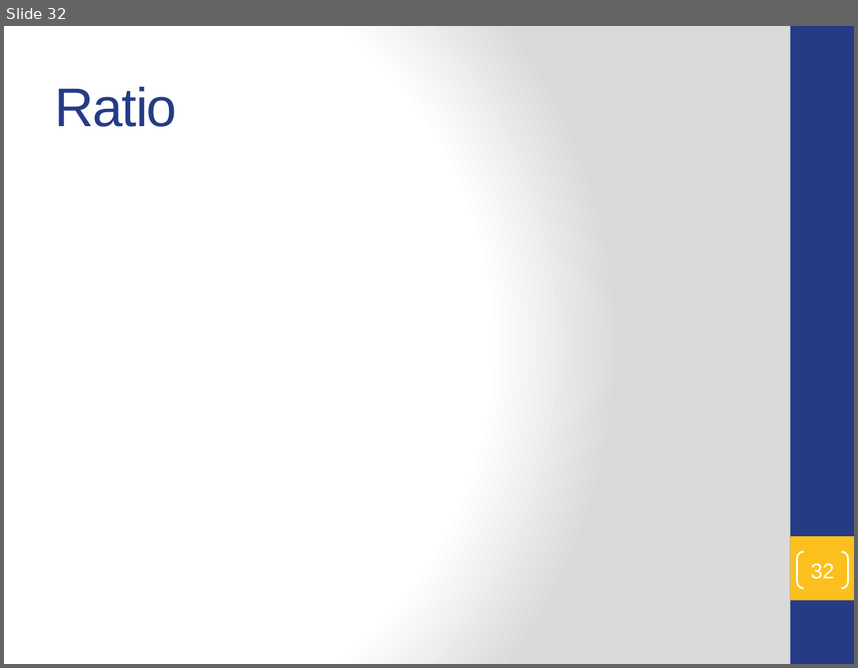
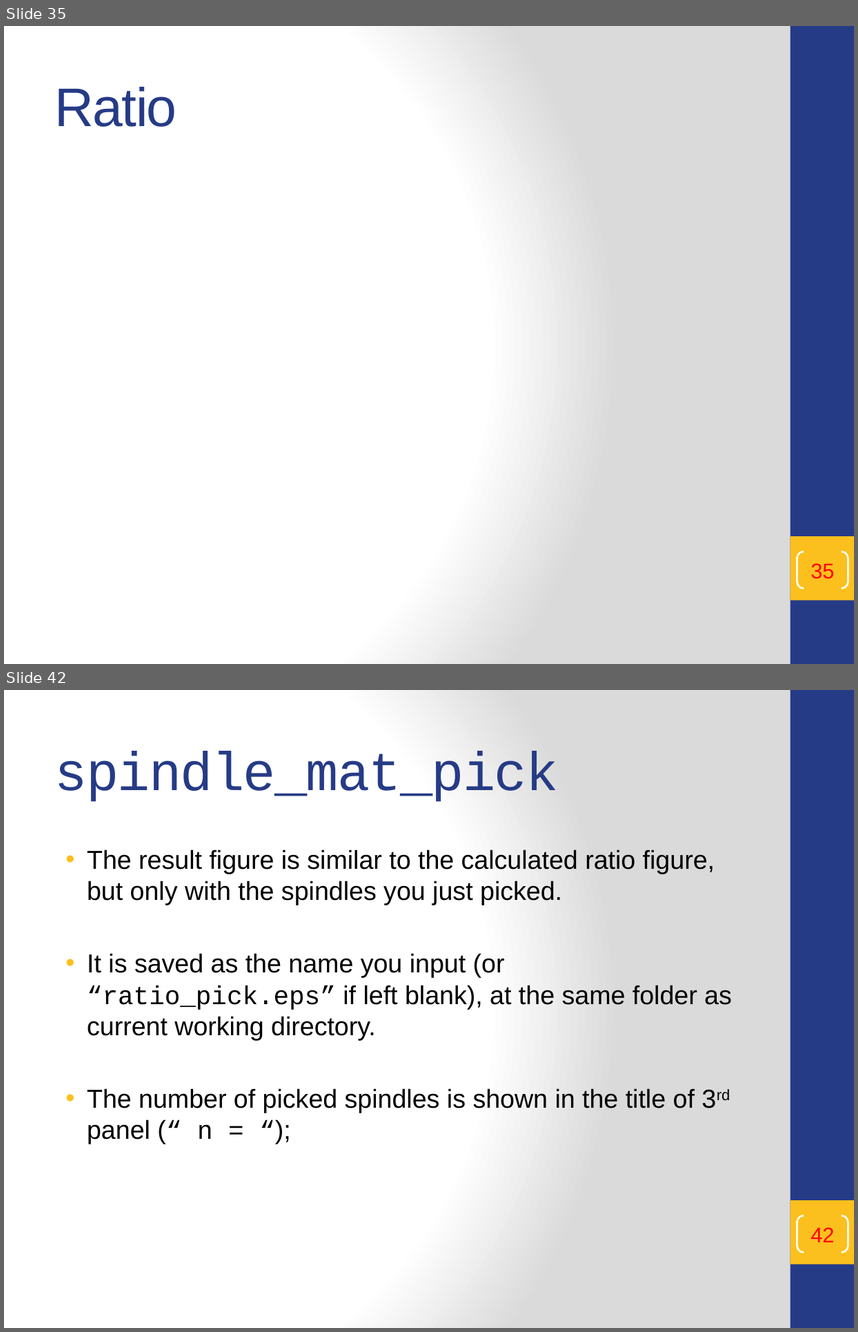
Before and after one commit to t47io/SpindleUtil, a slide deck: Scripts/SpindleQuantify/README.pptx. Shown one above the other, each under a label of ours: slide 32 before the commit, slides 35 and 42 after it; the slides between them are not shown. The pictures are 858x668 and 858x1332 pixels, drawn with LibreOffice and Linux fonts; fonts in the diff are those of the drawing; background and template pictures are left out. Boxes give left, top, right and bottom in pixels: in the first picture for what was removed or moved away, otherwise in the second. Text is boxed around its words. In the diff, an @@ line names an element or a change of style, - is before the commit and + after.

```diff
--- a/Scripts/SpindleQuantify/README.pptx
+++ b/Scripts/SpindleQuantify/README.pptx
@@ slide 42 added at (x1=4, y1=690, x2=854, y2=1328), background gradient #FFFFFF to #DADADA; not listed: 2 template elements that a slide beside it also shows @@
@@ title added at (x1=55, y1=751, x2=559, y2=802), 46 pt, text #263B86 @@
+spindle_mat_pick
@@ text added at (x1=87, y1=849, x2=732, y2=1144), 22 pt, text #000000 @@
+• The result figure is similar to the calculated ratio figure, but only with the spindles you just picked.
+• It is saved as the name you input (or “ratio_pick.eps” if left blank), at the same folder as current working directory.
+• The number of picked spindles is shown in the title of 3rd panel (“ n = “);
@@ page number added at (x1=797, y1=1215, x2=848, y2=1252), outline #FFFFFF 1.5 pt, 18 pt, text #FF0000 @@
+42
@@ what was slide 32 is now slide 35 @@
@@ page number at (x1=811, y1=563, x2=834, y2=579): text changed; text colour #FFFFFF to #FF0000 @@
-32
+35
```
Also in this commit, not shown: 9 slides changed, 24 other slides added, 2 other files.
